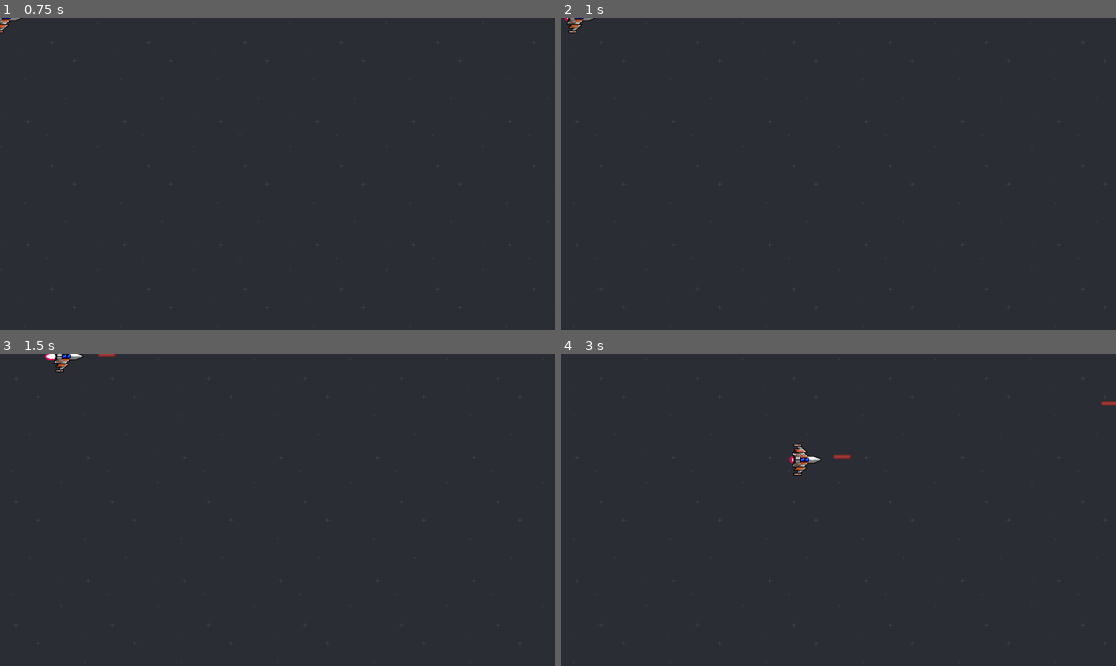
Above: before the commit, frames 1-4 (two rows, left to right).
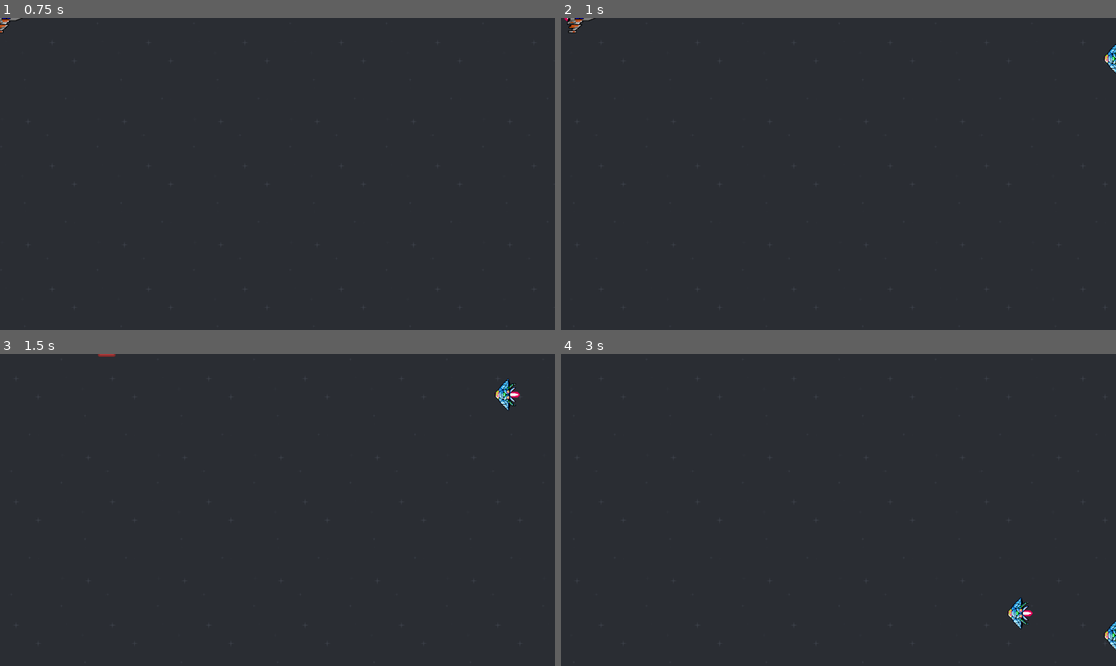
Above: after the commit, the same moments.

Repository: MarcoJ000J/spaceShooter_in_godot
Game: Godot game, scene res://scenes/main.tscn
The game is run twice, just before and just after one commit, with the same random seed, the same clock (stepped at 60 frames per second) and the same inputs. The project has no main scene, so this scene is started directly.
Inputs:
- Up to frame 1 (0.75 s): tap Enter at 0.5 s; hold D (right) from 0.53 s (still down); tap Space (shoot) at 0.6 s
- Up to frame 2 (1 s): keep holding D (right)
- Up to frame 3 (1.5 s): release D (right) at 1.28 s; hold S (down) from 1.28 s (still down); tap Space (shoot) at 1.35 s
- Up to frame 4 (3 s): release S (down) at 2.03 s; hold D (right) 2.03-2.78 s; tap Space (shoot) at 2.1, 2.85 s; hold W (up) from 2.78 s (still down)

Frame 1 is identical in both runs. In frame 2, 0.1% of the frame differs, in the area x 97-100%, y 8-18%; in frame 3, 0.4%; in frame 4, 0.7%, in the area x 40-100%, y 15-95%.

Commit message:
almost there

Diff:
--- /dev/null
+++ b/scenes/control.tscn
@@ -0,0 +1,9 @@
+[gd_scene format=3 uid="uid://duom1odlxaexu"]
+
+[node name="Control" type="Control"]
+layout_mode = 3
+anchors_preset = 15
+anchor_right = 1.0
+anchor_bottom = 1.0
+grow_horizontal = 2
+grow_vertical = 2
--- a/scenes/enemy.tscn
+++ b/scenes/enemy.tscn
@@ -48,6 +48,7 @@
 
 [node name="shoot_Timer" type="Timer" parent="."]
 
+[connection signal="area_entered" from="." to="." method="_on_area_entered"]
 [connection signal="body_entered" from="." to="." method="_on_body_entered"]
 [connection signal="screen_entered" from="VisibleOnScreenNotifier2D" to="." method="_on_visible_on_screen_notifier_2d_screen_entered"]
 [connection signal="timeout" from="shoot_Timer" to="." method="_on_shoot_timer_timeout"]
--- a/scenes/enemy_spawner.tscn
+++ b/scenes/enemy_spawner.tscn
@@ -1,8 +1,13 @@
-[gd_scene load_steps=2 format=3 uid="uid://c4n5uvmuo6cvl"]
+[gd_scene load_steps=3 format=3 uid="uid://c4n5uvmuo6cvl"]
 
 [ext_resource type="Script" uid="uid://bghlujdf5nxjh" path="res://source/enemy_spawner.gd" id="1_ks1gq"]
+[ext_resource type="PackedScene" uid="uid://bk824j00rpuck" path="res://scenes/enemy.tscn" id="2_devoi"]
 
 [node name="Enemy_spawner" type="Node2D"]
 script = ExtResource("1_ks1gq")
+enemy = ExtResource("2_devoi")
 
 [node name="spawn_Timer" type="Timer" parent="."]
+autostart = true
+
+[connection signal="timeout" from="spawn_Timer" to="." method="_on_spawn_timer_timeout"]
--- a/scenes/main.tscn
+++ b/scenes/main.tscn
@@ -1,10 +1,14 @@
-[gd_scene load_steps=3 format=3 uid="uid://bpl304s50ukg8"]
+[gd_scene load_steps=4 format=3 uid="uid://bpl304s50ukg8"]
 
 [ext_resource type="PackedScene" uid="uid://q8savd2wcsfo" path="res://scenes/bakgrounds/background.tscn" id="1_0wfyh"]
 [ext_resource type="PackedScene" uid="uid://dowtip0qwh7yi" path="res://scenes/player.tscn" id="2_sugp2"]
+[ext_resource type="PackedScene" uid="uid://c4n5uvmuo6cvl" path="res://scenes/enemy_spawner.tscn" id="3_sugp2"]
 
 [node name="Main" type="Node"]
 
 [node name="Background" parent="." instance=ExtResource("1_0wfyh")]
+z_index = -1
 
 [node name="Player" parent="." instance=ExtResource("2_sugp2")]
+
+[node name="Enemy_spawner" parent="." instance=ExtResource("3_sugp2")]
--- a/scenes/player.tscn
+++ b/scenes/player.tscn
@@ -45,4 +45,5 @@
 position = Vector2(-2, 0)
 shape = SubResource("CapsuleShape2D_qlg0r")
 
+[connection signal="area_entered" from="." to="." method="_on_area_entered"]
 [connection signal="body_entered" from="." to="." method="_on_body_entered"]
--- a/scenes/util/bullet.tscn
+++ b/scenes/util/bullet.tscn
@@ -107,7 +107,7 @@
 radius = 4.0
 height = 44.0
 
-[node name="bullet(Node2D)" type="Area2D" groups=["bullet"]]
+[node name="bullet(Node2D)" type="Area2D" groups=["bullet_enemy", "bullet_player"]]
 z_index = -1
 script = ExtResource("1_j45y7")
 metadata/_edit_group_ = true
@@ -116,11 +116,12 @@
 z_index = -1
 sprite_frames = SubResource("SpriteFrames_87d1v")
 animation = &"explode3"
-frame_progress = 0.338385
+frame_progress = 0.839863
 
 [node name="CollisionShape2D" type="CollisionShape2D" parent="."]
 z_index = -1
 position = Vector2(-1, 1)
 shape = SubResource("CapsuleShape2D_tvedo")
 
+[connection signal="area_entered" from="." to="." method="_on_area_entered"]
 [connection signal="body_entered" from="." to="." method="_on_body_entered"]
--- a/source/bullet.gd
+++ b/source/bullet.gd
@@ -1,12 +1,13 @@
 extends Area2D
 
-const speed = 1000.0
+var speed = 1000.0
 var right = false
 
 signal bullet_hit
 
 var screen_border
 
+var who_shoot : Node = null
 
 # Called when the node enters the scene tree for the first time.
 func _ready() -> void:
@@ -36,18 +37,26 @@
 	pass
 
 
-func _on_body_entered(body: Node2D) -> void:
-	bullet_hit.emit()
-	$CollisionShape2D.disabled = true
+func setup(group: String, who_is_shooting : Node):
 
-	$AnimatedSprite2D.play("explode")
-	#need to fix this
-	await 6
-	queue_free()
-
-
-func setup(group: String):
 	if group == "player":
 		right = false
 	elif group == "enemy":
 		right = true
+
+	who_shoot = who_is_shooting
+
+
+func _on_area_entered(area: Area2D):
+	if area == who_shoot:
+		print("pqp")
+		return
+	else:
+		bullet_hit.emit()
+		$CollisionShape2D.disabled = true
+
+		speed = 0
+
+		$AnimatedSprite2D.play("explode")
+		await $AnimatedSprite2D.animation_finished
+		queue_free()
--- a/source/enemy.gd
+++ b/source/enemy.gd
@@ -30,20 +30,23 @@
 	$shoot_Timer.start()
 
 
-func _on_body_entered(body: Node2D) -> void:
-	#temporary
-	hide()
-	#why?
-	$CollisionShape2D.set_deferred("disabled", true)
-
-	queue_free()
-
-
 func _on_shoot_timer_timeout() -> void:
 	if inside == true:
 		var new_bullet = bullet.instantiate()
-		new_bullet.setup("enemy")
+		new_bullet.setup("enemy", self)
 		add_sibling(new_bullet)
 		new_bullet.position = self.position
+		new_bullet.add_to_group("bullet_enemy")
+
 
 	$shoot_Timer.wait_time = randf_range(0.1, 1)
+
+
+func _on_area_entered(area: Area2D) -> void:
+	if area.is_in_group("bullet_player"):
+		#temporary
+		hide()
+		#why?
+		$CollisionShape2D.set_deferred("disabled", true)
+
+		queue_free()
--- a/source/enemy_spawner.gd
+++ b/source/enemy_spawner.gd
@@ -2,10 +2,24 @@
 
 var point = Vector2.ZERO
 
+@export var enemy : PackedScene
+
 # Called when the node enters the scene tree for the first time.
 func _ready() -> void:
-	pass # Replace with function body.
+	point.x = get_viewport_rect().size.x
 
 
 # Called every frame. 'delta' is the elapsed time since the previous frame.
 func _process(delta: float) -> void:
+	pass
+
+
+func _on_spawn_timer_timeout() -> void:
+
+	point.y = randf_range(0, get_viewport_rect().size.y)
+
+	var new_enemy = enemy.instantiate()
+	add_sibling(new_enemy)
+	new_enemy.position = point
+
+	new_enemy.add_to_group("enemy")
--- a/source/player.gd
+++ b/source/player.gd
@@ -11,6 +11,7 @@
 var screen_size
 
 @export var bullet: PackedScene
+
 
 func _ready() -> void:
 	$AnimatedSprite2D.rotation_degrees = 90
@@ -79,14 +80,28 @@
 	#shoting
 	if Input.is_action_just_pressed("shoot"):
 		var new_bullet = bullet.instantiate()
-		new_bullet.setup("player")
+		new_bullet.setup("player", self)
 		add_sibling(new_bullet)
-		new_bullet.position = self.position
 
 
-func _on_body_entered(body: Node2D) -> void:
+
+		new_bullet.position = self.position
+		new_bullet.add_to_group("bullet_player")
+
+
+func start(pos):
+	position = pos
+	show()
+
+	$CollisionShape2D.disabled = false
+
+
+
+
+func _on_area_entered(area: Area2D) -> void:
+
 	#need to actualy aply this
-	if body.is_in_group("bullet") or body.is_in_group("enemy"):
+	if area.is_in_group("bullet_enemy") or area.is_in_group("enemy"):
 		hit.emit()
 		#temporary
 		hide()
@@ -94,9 +109,4 @@
 		$CollisionShape2D.set_deferred("disabled", true)
 
 		queue_free()
-
-func start(pos):
-	position = pos
-	show()
-
-	$CollisionShape2D.disabled = false
+	else: return
